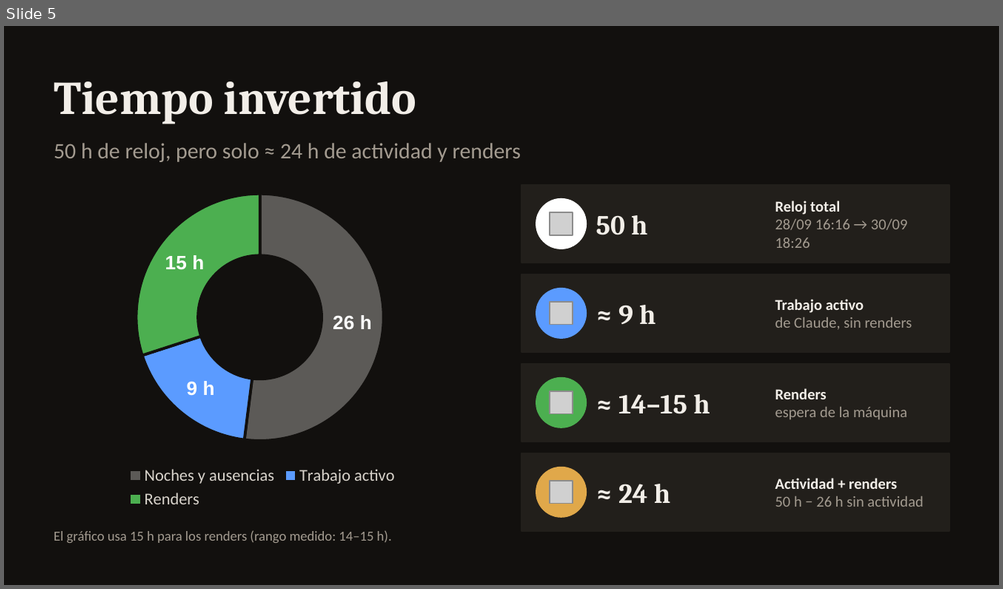
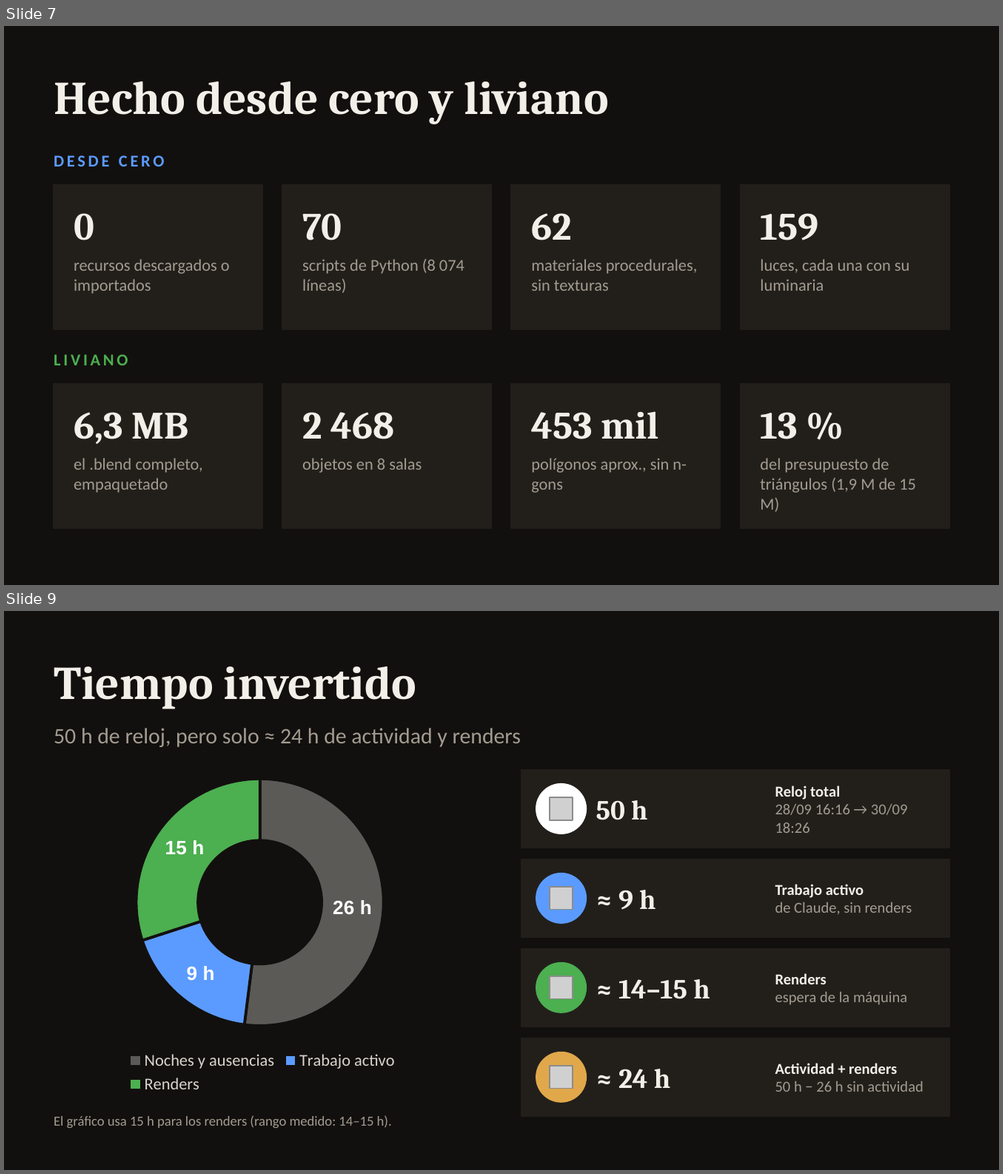
Before and after one commit to BarbaraParraEspinoza/other, a slide deck: presentacion.pptx. Shown one above the other, each under a label of ours: slide 5 before the commit, slides 7 and 9 after it; the slides between them are not shown. The pictures are 1003x589 and 1003x1174 pixels, drawn with LibreOffice and Linux fonts; fonts in the diff are those of the drawing; grey boxes stand for pictures. Boxes give left, top, right and bottom in pixels: in the first picture for what was removed or moved away, otherwise in the second. Text is boxed around its words. In the diff, an @@ line names an element or a change of style, - is before the commit and + after.

```diff
--- a/presentacion.pptx
+++ b/presentacion.pptx
@@ slide 7 added at [4,26,999,585], background #12100E @@
@@ text added at [54,82,609,124], 34 pt, text #F2EEE8, bold @@
+Hecho desde cero y liviano
@@ text added at [54,156,164,167], 12 pt, text #5B9BFF, bold @@
+DESDE CERO
@@ rectangle added at [54,185,262,329], fill #221F1B, outline #221F1B 1 pt @@
@@ rectangle added at [282,185,492,329], fill #221F1B, outline #221F1B 1 pt @@
@@ rectangle added at [511,185,720,329], fill #221F1B, outline #221F1B 1 pt @@
@@ rectangle added at [740,185,949,329], fill #221F1B, outline #221F1B 1 pt @@
@@ text added at [74,213,94,241], 28 pt, text #F2EEE8, bold @@
+0
@@ text added at [302,213,342,241], 28 pt, text #F2EEE8, bold @@
+70
@@ text added at [531,213,572,241], 28 pt, text #F2EEE8, bold @@
+62
@@ text added at [760,213,818,241], 28 pt, text #F2EEE8, bold @@
+159
@@ text added at [74,259,230,294], 12 pt, text #A39B90 @@
+recursos descargados o importados
@@ text added at [302,259,464,293], 12 pt, text #A39B90 @@
+scripts de Python (8 074 líneas)
@@ text added at [531,259,697,291], 12 pt, text #A39B90 @@
+materiales procedurales, sin texturas
@@ text added at [760,259,910,291], 12 pt, text #A39B90 @@
+luces, cada una con su luminaria
@@ text added at [54,355,128,366], 12 pt, text #4CAF50, bold @@
+LIVIANO
@@ rectangle added at [54,384,262,528], fill #221F1B, outline #221F1B 1 pt @@
@@ rectangle added at [282,384,492,528], fill #221F1B, outline #221F1B 1 pt @@
@@ rectangle added at [511,384,720,528], fill #221F1B, outline #221F1B 1 pt @@
@@ rectangle added at [740,384,949,528], fill #221F1B, outline #221F1B 1 pt @@
@@ text added at [74,412,188,444], 28 pt, text #F2EEE8, bold @@
+6,3 MB
@@ text added at [302,412,394,440], 28 pt, text #F2EEE8, bold @@
+2 468
@@ text added at [531,412,659,440], 28 pt, text #F2EEE8, bold @@
+453 mil
@@ text added at [760,412,797,440], 28 pt, text #F2EEE8, bold @@
+13 %
@@ text added at [74,458,203,493], 12 pt, text #A39B90 @@
+el .blend completo, empaquetado
@@ text added at [302,458,421,473], 12 pt, text #A39B90 @@
+objetos en 8 salas
@@ text added at [531,458,686,493], 12 pt, text #A39B90 @@
+polígonos aprox., sin n-gons
@@ text added at [760,458,916,512], 12 pt, text #A39B90 @@
+del presupuesto de triángulos (1,9 M de 15 M)
@@ what was slide 5 is now slide 9 @@
```
Also in this commit, not shown: 1 slide changed, 4 other slides added, 1 slide removed.
